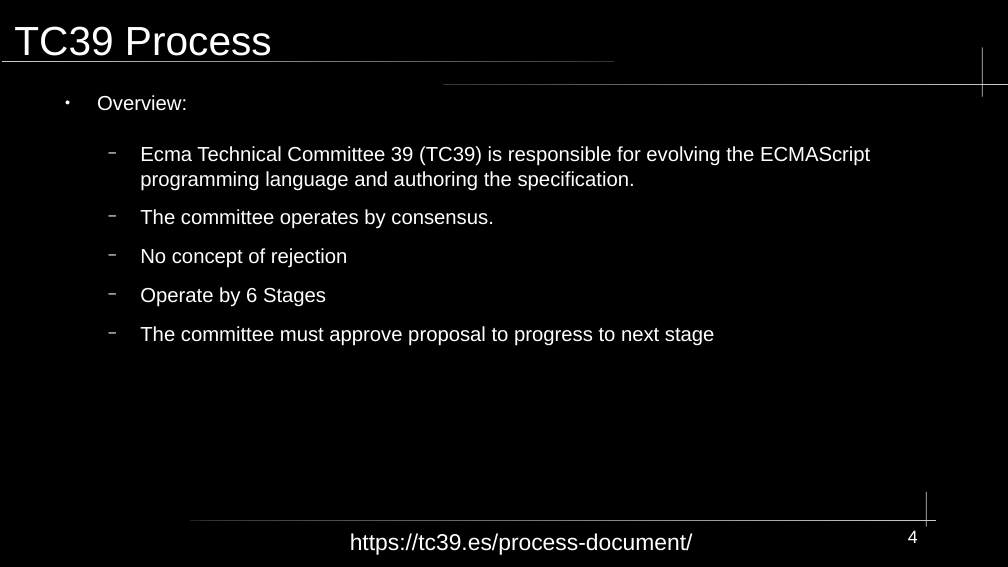
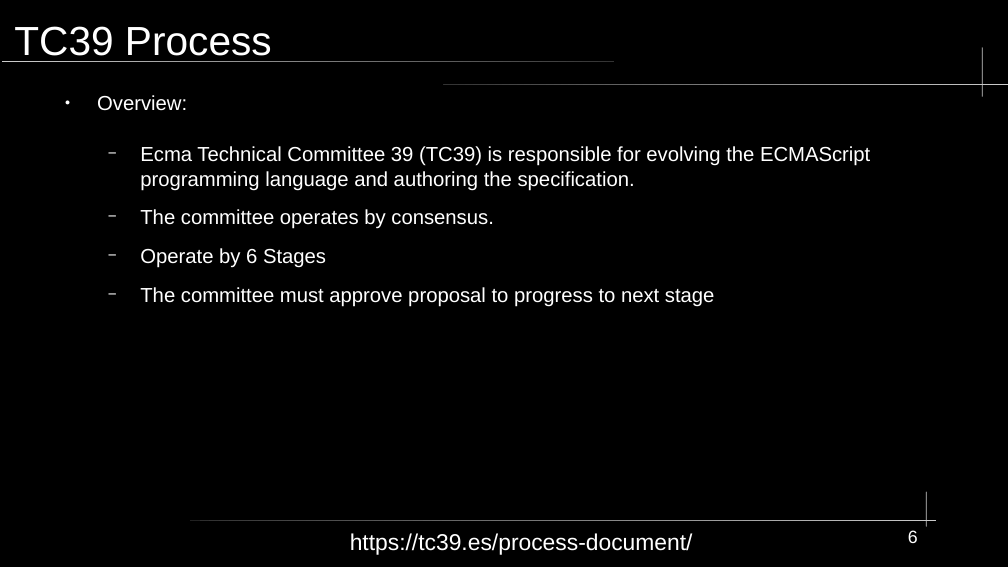
Before and after one commit to KWaloen/tc39_proposals_project, a slide deck: slide 6 of Data Analysis/Presentation/TC39 Process Documents.odp (slide 4 before the commit). Drawn at 1008x567 pixels with LibreOffice and Linux fonts; fonts in the diff are those of the drawing. Boxes give left, top, right and bottom in pixels: in the first picture for what was removed or moved away, otherwise in the second. Text is boxed around its words. In the diff, an @@ line names an element or a change of style, - is before the commit and + after.

```diff
--- a/Data Analysis/Presentation/TC39 Process Documents.odp
+++ b/Data Analysis/Presentation/TC39 Process Documents.odp
@@ text at box(140, 248, 348, 268): paragraph removed @@
-  − No concept of rejection
@@ page number at box(908, 530, 918, 543): text changed @@
-4
+6
```
Also in this commit, not shown: 1 other slide changed, 2 slides added, 1 slide removed.
